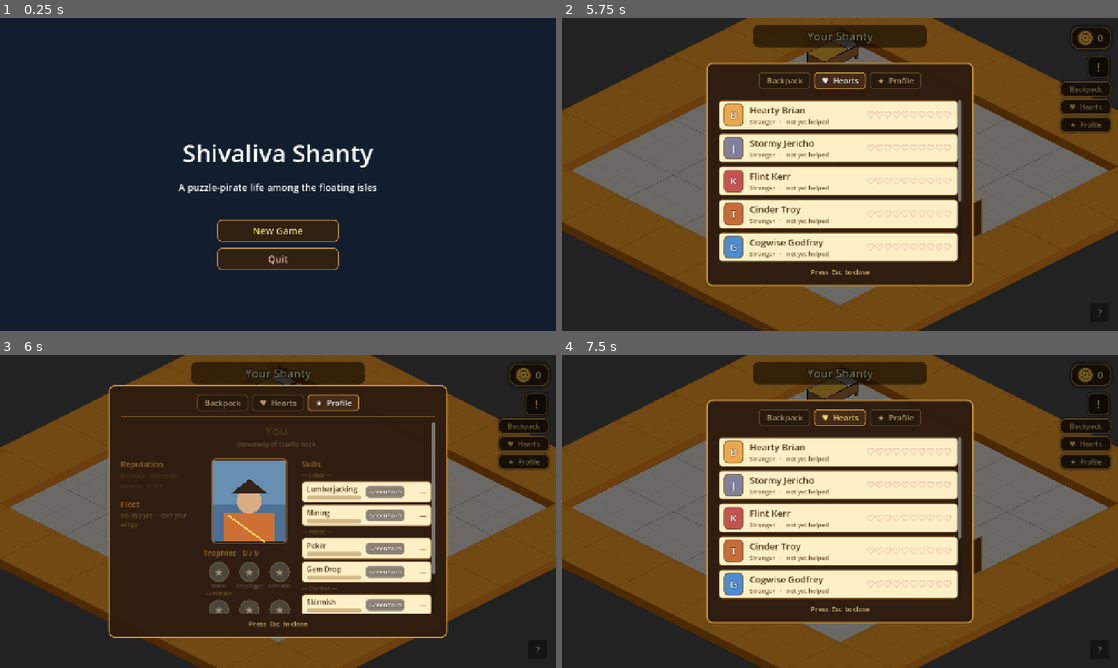
Above: before the commit, frames 1-4 (two rows, left to right).
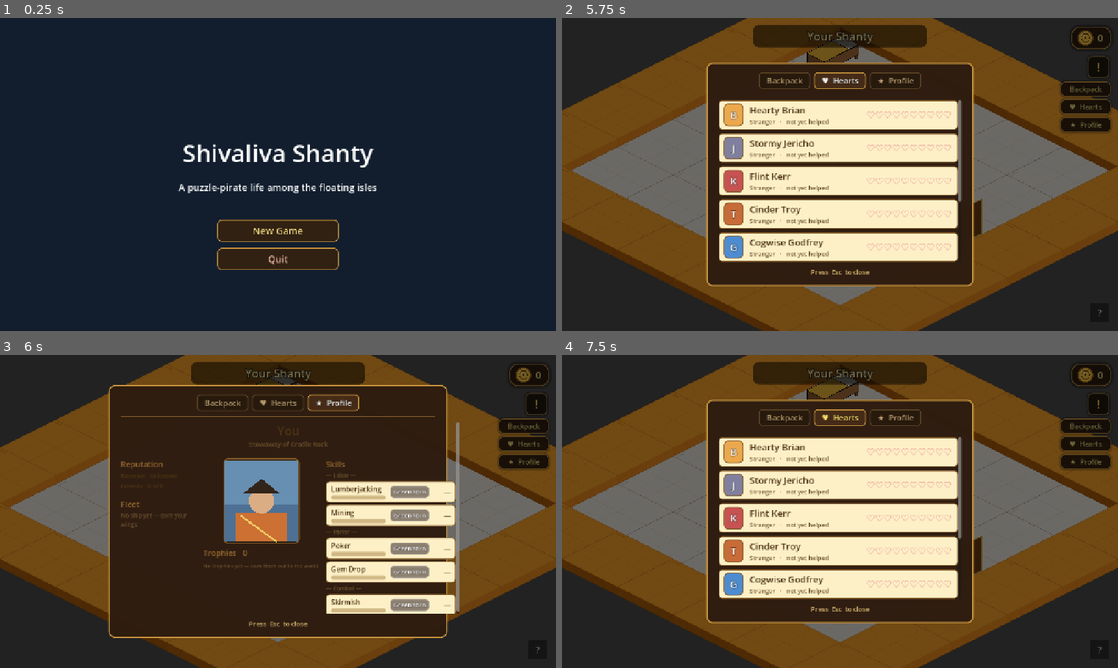
Above: after the commit, the same moments.

Repository: TairoyZone/shivaliva-shanty
Game: Godot game, scene res://main.tscn
Two runs of this game, one before a commit and one after it. Both use one fixed random seed, a clock stepped at 60 frames per second and the inputs below.
Inputs:
- Up to frame 1 (0.25 s): no input
- Up to frame 2 (5.75 s): click "New Game" at 0.5 s; click "Let's get to it" at 1.25 s; click "!" at 2 s; click "X" at 2.75 s; click "♥ Hearts" at 3.5 s; click "★ Profile" at 4.25 s; click "♥ Hearts" at 5 s
- Up to frame 3 (6 s): click "★ Profile" at 5.75 s
- Up to frame 4 (7.5 s): click "♥ Hearts" at 6.5 s; click "?" at 7.25 s

Frames 1-2 are identical in both runs. In frame 3, 9.7% of the frame differs, in the area x 36-83%, y 21-83%; in frame 4, nothing differs.

Commit message:
fix(mvp): skirmish mastery retune + earned-only trophies + trophy-earned toast
1) Skirmish mastery thresholds were [0,400,1200,3000,...] but a win scores ~4700 (board+lines+1000 win bonus) -> instant Master. Retuned to [0,2500,5500,10000,16000,24000] so a typical win = Hand, Master needs a dominant run; the saved 4712 re-tiers to Hand (no reset, same formula). 2) Profile shows ONLY earned trophies (locked hidden) per Troy. 3) New TrophyToast notification pops on first earning a trophy (YPP-style), over any scene; PlayerState.check_new_trophies + trophies_seen detect transitions, seeded on load so existing trophies never spam. Co-Authored-By: Claude Opus 4.8 <noreply@anthropic.com>

Diff:
--- a/autoloads/player_state.gd
+++ b/autoloads/player_state.gd
@@ -54,6 +54,9 @@
 ## Fires when the player buys a spacecraft. The ship-shop modal listens
 ## to refresh its rows (Buy → Owned).
 signal ships_changed
+## A trophy was JUST earned for the first time — (id, display_name). The HUD pops a
+## [TrophyToast] (the YPP "Ye Received a Trophy!" beat). Detected by [method check_new_trophies].
+signal trophy_earned(id: String, trophy_name: String)
 ## Fires when the player buys a Skirmish weapon. The forge weapon-shop listens
 ## to refresh its rows (Buy → Owned).
 signal weapons_changed
@@ -99,7 +102,7 @@
 	"mining": {"name": "Mining", "thresholds": [0, 20, 40, 65, 95, 135]},
 	"gem_drop": {"name": "Gem Drop", "thresholds": [0, 15, 35, 60, 95, 140]},
 	"poker": {"name": "Poker", "thresholds": [0, 25, 75, 150, 275, 450]},
-	"skirmish": {"name": "Skirmish", "thresholds": [0, 400, 1200, 3000, 7000, 15000]},
+	"skirmish": {"name": "Skirmish", "thresholds": [0, 2500, 5500, 10000, 16000, 24000]},
 	"loft": {"name": "Lofting", "thresholds": [0, 120, 280, 480, 750, 1100]},
 }
 
@@ -207,6 +210,7 @@
 			return
 		frontier_unlocked = value
 		_save()
+		check_new_trophies()   # First Voyage trophy
 
 # --- Voyage (transient, in-memory only — drives the Voyage scene flow) ---
 ## Scene to return to when a voyage ends ("Sail home"); set by the Skydock
@@ -329,6 +333,9 @@
 ## (see [constant MASTERY_PUZZLES]). Drives the mastery tier. Persisted.
 ## Mutate only via [method record_puzzle_result].
 var puzzle_mastery : Dictionary = {}
+## Trophy ids the player has already been NOTIFIED of (so each toasts ONCE). Seeded with
+## currently-earned trophies on load so existing ones never re-toast; persisted.
+var trophies_seen : Array = []
 
 var last_scene : String = ""
 var last_position : Vector2 = Vector2.ZERO
@@ -387,6 +394,7 @@
 	if amount > 0:
 		lifetime_coins_earned += amount
 	total_coins += amount
+	check_new_trophies()   # Full Purse + a periodic sweep for any newly-earned trophy
 
 
 # --- Inventory ---------------------------------------------------------
@@ -925,8 +933,40 @@
 	var ranked_up : bool = new_tier > old_tier
 	if ranked_up:
 		mastery_ranked_up.emit(puzzle_id, new_tier, MASTERY_TIERS[new_tier])
+	check_new_trophies()
 	return {"best": best, "tier_index": new_tier, "tier_name": MASTERY_TIERS[new_tier],
 		"is_new_best": is_new_best, "ranked_up": ranked_up}
+
+
+## Detect trophies that JUST became earned (vs trophies_seen) + announce each via
+## [signal trophy_earned] (the HUD pops a [TrophyToast]). Idempotent — a trophy fires once.
+## Called from the mutators that can unlock one (mastery, coins, the frontier flag). add_coins
+## being frequent also makes this a periodic sweep that catches affinity/tournament trophies.
+func check_new_trophies() -> void:
+
+	# Never fire mid-load/reset (setters call this before trophies_seen is read back) — the
+	# load-time _seed_trophies_seen handles existing trophies silently.
+	if _suppress_save:
+		return
+	var changed : bool = false
+	for t in Trophies.ALL:
+		var id : String = String(t["id"])
+		if Trophies.is_earned(id) and not trophies_seen.has(id):
+			trophies_seen.append(id)
+			changed = true
+			trophy_earned.emit(id, String(t["name"]))
+	if changed:
+		_save()
+
+
+## Mark all CURRENTLY-earned trophies as already-seen WITHOUT announcing — called once on
+## load so existing trophies (or a pre-system save) never spam toasts; only live earns notify.
+func _seed_trophies_seen() -> void:
+
+	for t in Trophies.ALL:
+		var id : String = String(t["id"])
+		if Trophies.is_earned(id) and not trophies_seen.has(id):
+			trophies_seen.append(id)
 
 
 ## The player's best recorded score for a puzzle (0 if never played).
@@ -1033,6 +1073,7 @@
 	has_seen_intro = false
 	frontier_unlocked = false
 	puzzle_mastery = {}
+	trophies_seen = []
 	owned_ships = []
 	owned_weapons = ["brawl"]
 	equipped_weapon = "brawl"
@@ -1072,6 +1113,7 @@
 	config.set_value(SAVE_SECTION, "has_seen_intro", has_seen_intro)
 	config.set_value(SAVE_SECTION, "frontier_unlocked", frontier_unlocked)
 	config.set_value(SAVE_SECTION, "puzzle_mastery", puzzle_mastery)
+	config.set_value(SAVE_SECTION, "trophies_seen", trophies_seen)
 	config.set_value(SAVE_SECTION, "owned_ships", owned_ships)
 	config.set_value(SAVE_SECTION, "owned_weapons", owned_weapons)
 	config.set_value(SAVE_SECTION, "equipped_weapon", equipped_weapon)
@@ -1105,6 +1147,7 @@
 	has_seen_intro = bool(config.get_value(SAVE_SECTION, "has_seen_intro", false))
 	frontier_unlocked = bool(config.get_value(SAVE_SECTION, "frontier_unlocked", false))
 	puzzle_mastery = config.get_value(SAVE_SECTION, "puzzle_mastery", {})
+	trophies_seen = config.get_value(SAVE_SECTION, "trophies_seen", [])
 	owned_ships = config.get_value(SAVE_SECTION, "owned_ships", [])
 	owned_weapons = config.get_value(SAVE_SECTION, "owned_weapons", ["brawl"])
 	equipped_weapon = String(config.get_value(SAVE_SECTION, "equipped_weapon", "brawl"))
@@ -1120,6 +1163,8 @@
 	inventory_capacity = int(config.get_value(SAVE_SECTION, "inventory_capacity", INVENTORY_START_CAPACITY))
 	_load_inventory(config)
 	_suppress_save = false
+	# Mark already-earned trophies as seen so loading never spam-toasts; only live earns notify.
+	_seed_trophies_seen()
 
 
 # Restore the backpack from the save file. Rebuilds a clean
--- a/interface/hud.gd
+++ b/interface/hud.gd
@@ -74,6 +74,9 @@
 	_purse.tooltip_text = "Gold — your in-world currency. Earned from puzzles, parlor games, and treasures."
 	_purse.resized.connect(_on_purse_resized)
 	PlayerState.coins_changed.connect(_on_coins_changed)
+	# A trophy earned anywhere (even mid-puzzle, while this HUD is hidden) pops a TrophyToast
+	# on the tree ROOT — not this hideable HUD — so it shows over whatever scene is up.
+	PlayerState.trophy_earned.connect(_on_trophy_earned)
 	# Journal button — wire the click and keep its "!" badge in sync with
 	# whether any quest is still open (recompute on every input to a goal).
 	_journal_button.pressed.connect(_toggle_journal)
@@ -267,6 +270,14 @@
 		return
 	flush_pending_change()
 	_refresh_journal()
+
+
+## A trophy was just earned — pop the notification on the tree ROOT so it shows even while
+## this HUD is hidden (e.g. earning Skirmisher mid-boarding). Self-frees after its animation.
+func _on_trophy_earned(_id: String, trophy_name: String) -> void:
+
+	if is_inside_tree():
+		get_tree().root.add_child(TrophyToast.create(trophy_name))
 
 
 func _on_coins_changed(new_total: int) -> void:
--- a/interface/profile_panel/profile_panel.gd
+++ b/interface/profile_panel/profile_panel.gd
@@ -185,14 +185,27 @@
 	frame.add_child(avatar)
 	col.add_child(frame)
 
-	# Trophy shelf.
-	col.add_child(_section_label("Trophies   %d / %d" % [Trophies.earned_count(), Trophies.ALL.size()]))
+	# Trophy COLLECTION — ONLY the trophies you've actually EARNED show here (Troy); the
+	# locked ones are hidden. Earning one pops a TrophyToast notification instead.
+	col.add_child(_section_label("Trophies   %d" % Trophies.earned_count()))
+	var earned_list : Array = []
+	for t in Trophies.ALL:
+		if Trophies.is_earned(String(t["id"])):
+			earned_list.append(t)
+	if earned_list.is_empty():
+		var none : Label = Label.new()
+		none.text = "No trophies yet — earn them out in the world."
+		none.add_theme_font_size_override("font_size", 12)
+		none.add_theme_color_override("font_color", COLOR_INK_SOFT)
+		none.horizontal_alignment = HORIZONTAL_ALIGNMENT_CENTER
+		col.add_child(none)
+		return col
 	var grid : GridContainer = GridContainer.new()
 	grid.columns = 3
 	grid.add_theme_constant_override("h_separation", 6)
 	grid.add_theme_constant_override("v_separation", 8)
 	grid.size_flags_horizontal = Control.SIZE_SHRINK_CENTER
-	for t in Trophies.ALL:
+	for t in earned_list:
 		grid.add_child(_make_trophy(t))
 	col.add_child(grid)
 	return col
--- /dev/null
+++ b/interface/trophy_toast.gd
@@ -0,0 +1,101 @@
+## A "TROPHY EARNED!" notification — pops when the player first earns a trophy (the YPP
+## "Ye Received a Trophy!" beat). Self-contained + self-freeing, on a high layer + process-
+## always, so it plays over ANY scene (overworld or mid-puzzle). Add it to the tree ROOT
+## (not the hideable HUD) so it shows even while the HUD is hidden:
+##   get_tree().root.add_child(TrophyToast.create("Skirmisher"))
+## Placeholder-first procedural art (gold medallion + star). See [Trophies] / [[profile-standings-tab]].
+class_name TrophyToast
+extends CanvasLayer
+
+
+const REST_Y : float = 64.0      # the panel's settled top offset
+const GOLD : Color = Color(0.96, 0.78, 0.32, 1.0)
+
+var _trophy_name : String = ""
+
+
+static func create(trophy_name: String) -> TrophyToast:
+
+	var t : TrophyToast = TrophyToast.new()
+	t._trophy_name = trophy_name
+	return t
+
+
+func _ready() -> void:
+
+	layer = 60
+	process_mode = Node.PROCESS_MODE_ALWAYS
+
+	var panel : PanelContainer = PanelContainer.new()
+	var sb : StyleBoxFlat = StyleBoxFlat.new()
+	sb.bg_color = Color(0.16, 0.11, 0.04, 0.97)
+	sb.border_color = GOLD
+	sb.set_border_width_all(3)
+	sb.set_corner_radius_all(14)
+	sb.content_margin_left = 24
+	sb.content_margin_right = 28
+	sb.content_margin_top = 14
+	sb.content_margin_bottom = 14
+	sb.shadow_color = Color(0, 0, 0, 0.5)
+	sb.shadow_size = 8
+	panel.add_theme_stylebox_override("panel", sb)
+	panel.anchor_left = 0.5
+	panel.anchor_right = 0.5
+	panel.grow_horizontal = Control.GROW_DIRECTION_BOTH
+	panel.offset_top = REST_Y - 28.0   # starts a touch high, slides down
+	panel.modulate.a = 0.0
+	panel.mouse_filter = Control.MOUSE_FILTER_IGNORE
+	add_child(panel)
+
+	var row : HBoxContainer = HBoxContainer.new()
+	row.add_theme_constant_override("separation", 14)
+	panel.add_child(row)
+
+	# Gold medallion + star (the trophy).
+	var disc : PanelContainer = PanelContainer.new()
+	var ds : StyleBoxFlat = StyleBoxFlat.new()
+	ds.bg_color = GOLD
+	ds.border_color = Color(1.0, 0.94, 0.66, 1.0)
+	ds.set_border_width_all(2)
+	ds.set_corner_radius_all(28)
+	disc.add_theme_stylebox_override("panel", ds)
+	disc.custom_minimum_size = Vector2(52, 52)
+	disc.size_flags_vertical = Control.SIZE_SHRINK_CENTER
+	var star : Label = Label.new()
+	star.text = "★"
+	star.add_theme_font_size_override("font_size", 30)
+	star.add_theme_color_override("font_color", Color(0.32, 0.20, 0.05, 1.0))
+	star.horizontal_alignment = HORIZONTAL_ALIGNMENT_CENTER
+	star.vertical_alignment = VERTICAL_ALIGNMENT_CENTER
+	disc.add_child(star)
+	row.add_child(disc)
+
+	var col : VBoxContainer = VBoxContainer.new()
+	col.add_theme_constant_override("separation", 0)
+	col.size_flags_vertical = Control.SIZE_SHRINK_CENTER
+	row.add_child(col)
+	var head : Label = Label.new()
+	head.text = "TROPHY EARNED!"
+	head.add_theme_font_size_override("font_size", 15)
+	head.add_theme_color_override("font_color", Color(0.98, 0.84, 0.40, 1.0))
+	head.add_theme_color_override("font_outline_color", Color(0, 0, 0, 0.8))
+	head.add_theme_constant_override("outline_size", 2)
+	col.add_child(head)
+	var name_l : Label = Label.new()
+	name_l.text = _trophy_name
+	name_l.add_theme_font_size_override("font_size", 23)
+	name_l.add_theme_color_override("font_color", Color(1.0, 0.96, 0.82, 1.0))
+	name_l.add_theme_color_override("font_outline_color", Color(0, 0, 0, 0.85))
+	name_l.add_theme_constant_override("outline_size", 3)
+	col.add_child(name_l)
+
+	# Slide down + fade in, hold, fade out, free.
+	var tw : Tween = create_tween()
+	tw.set_parallel(true)
+	tw.tween_property(panel, "offset_top", REST_Y, 0.34) \
+		.set_trans(Tween.TRANS_BACK).set_ease(Tween.EASE_OUT)
+	tw.tween_property(panel, "modulate:a", 1.0, 0.26)
+	tw.chain().tween_interval(2.2)
+	tw.chain().tween_property(panel, "modulate:a", 0.0, 0.5) \
+		.set_trans(Tween.TRANS_QUAD).set_ease(Tween.EASE_IN)
+	tw.chain().tween_callback(queue_free)
Not shown, added: interface/trophy_toast.gd.uid
